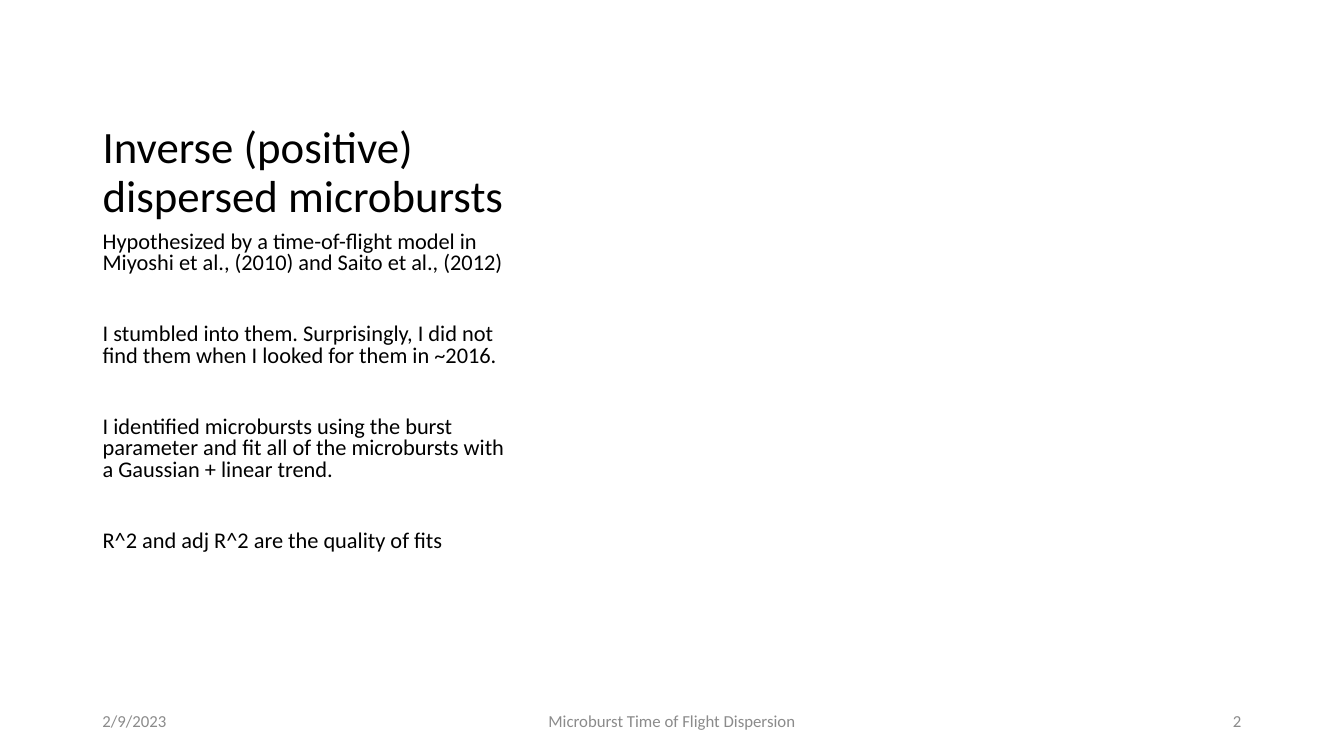
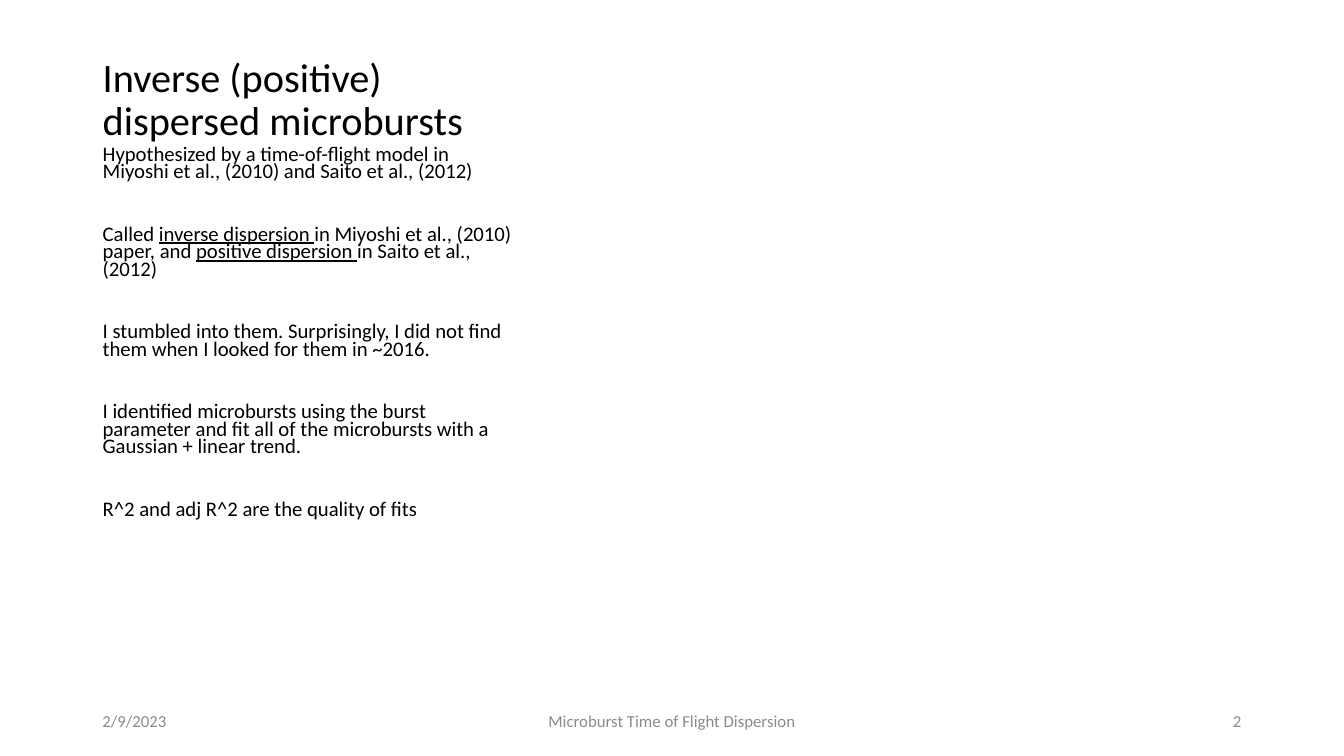
Before and after one commit to mshumko/fbrbsp, a slide deck: slide 2 of presentations/20230209_firebird_microburst_dispersion.pptx. Drawn at 1344x756 pixels with LibreOffice and Linux fonts; fonts in the diff are those of the drawing. Boxes give left, top, right and bottom in pixels: in the first picture for what was removed or moved away, otherwise in the second. Text is boxed around its words. In the diff, an @@ line names an element or a change of style, - is before the commit and + after.

```diff
--- a/presentations/20230209_firebird_microburst_dispersion.pptx
+++ b/presentations/20230209_firebird_microburst_dispersion.pptx
@@ title "Inverse (positive) dispersed microbursts" at (x1=103, y1=62, x2=462, y2=142): size 32 to 28.8 pt @@
@@ text "Hypothesized by a time-of-flight model ..." moved from (x1=103, y1=233, x2=504, y2=552) to (x1=103, y1=146, x2=511, y2=520) @@
@@ text at (x1=103, y1=146, x2=502, y2=520): size 16 to 14.8 pt in "Hypothesized by a time-of-flight model in Miyoshi ...", "I stumbled into them. Surprisingly, I did ...", "I identified microbursts using the burst parameter ...", "R^2 and adj R^2 are the quality ..."; line spacing 0.8 to 0.7 @@
@@ text at (x1=103, y1=226, x2=511, y2=279): paragraph added @@
+Called inverse dispersion in Miyoshi et al., (2010) paper, and positive dispersion in Saito et al., (2012)
```
Also in this commit, not shown: 2 other slides changed, 3 other files.
